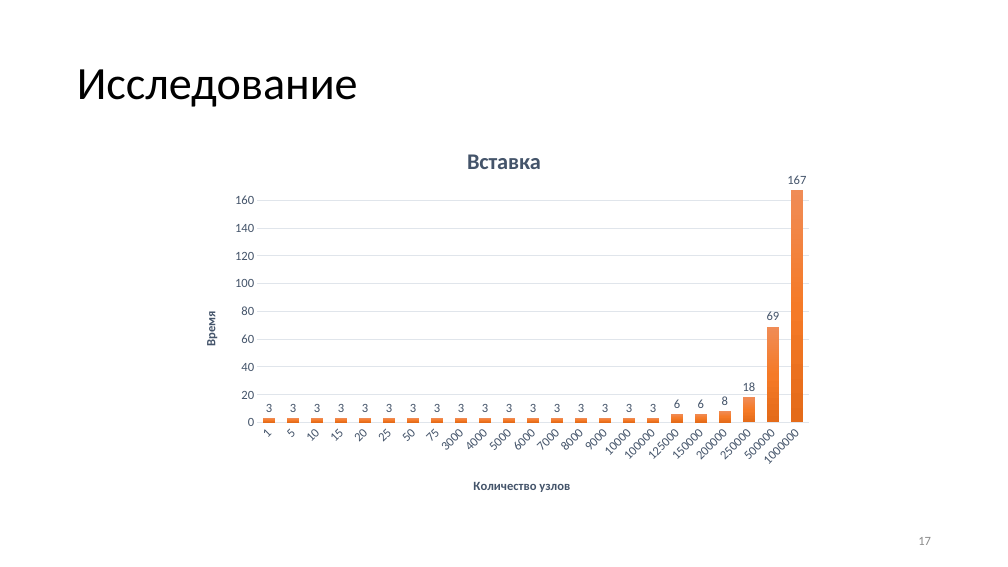
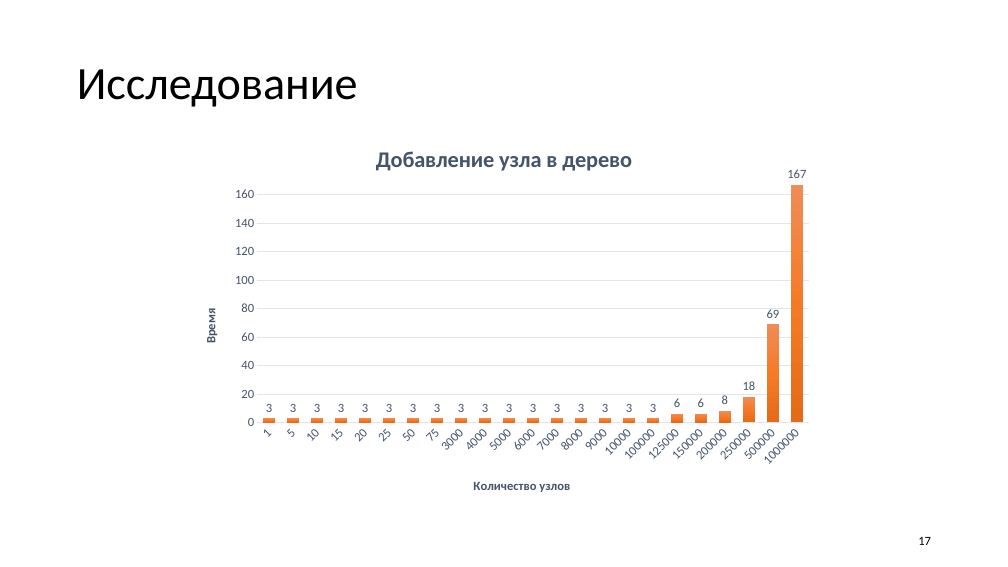
Before and after one commit to nikitachurganov/Interval-Tree, a slide deck: slide 17 of АиСД дерево.pptx. Drawn at 1008x567 pixels with LibreOffice and Linux fonts; fonts in the diff are those of the drawing. Boxes give left, top, right and bottom in pixels: in the first picture for what was removed or moved away, otherwise in the second. Text is boxed around its words. In the diff, an @@ line names an element or a change of style, - is before the commit and + after.

```diff
--- a/АиСД дерево.pptx
+++ b/АиСД дерево.pptx
@@ column chart at (187, 130, 822, 510) @@
@@ title "Вставка " to "Добавление узла в дерево " @@
@@ page number at (918, 537, 931, 545): text colour #8C8C8C to #000000 @@
```
Also in this commit, not shown: 11 other slides changed, 8 other files.
